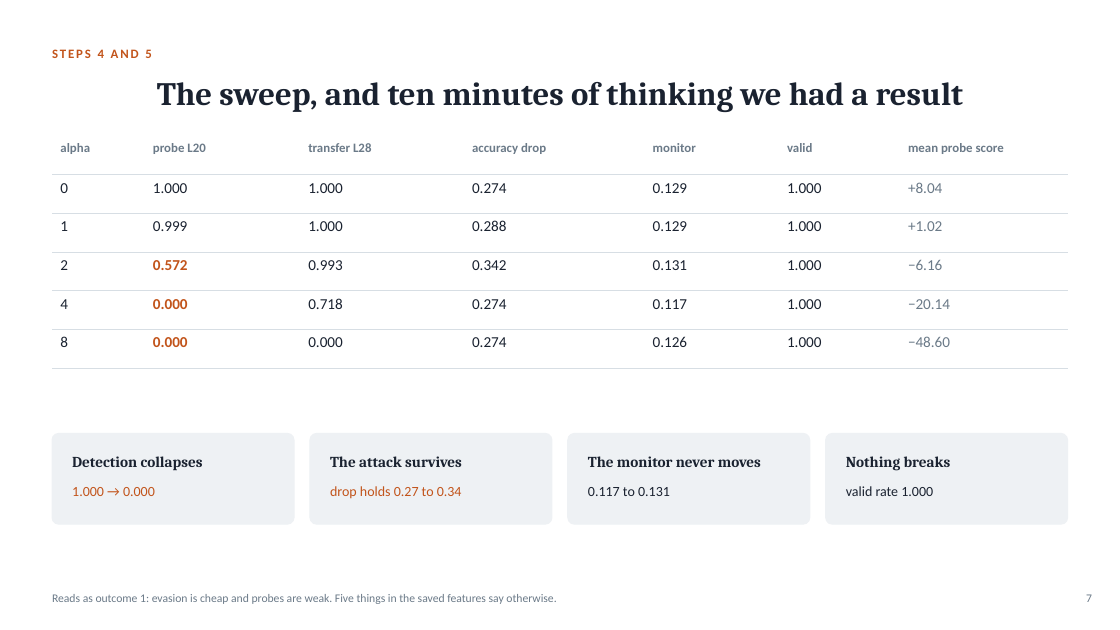
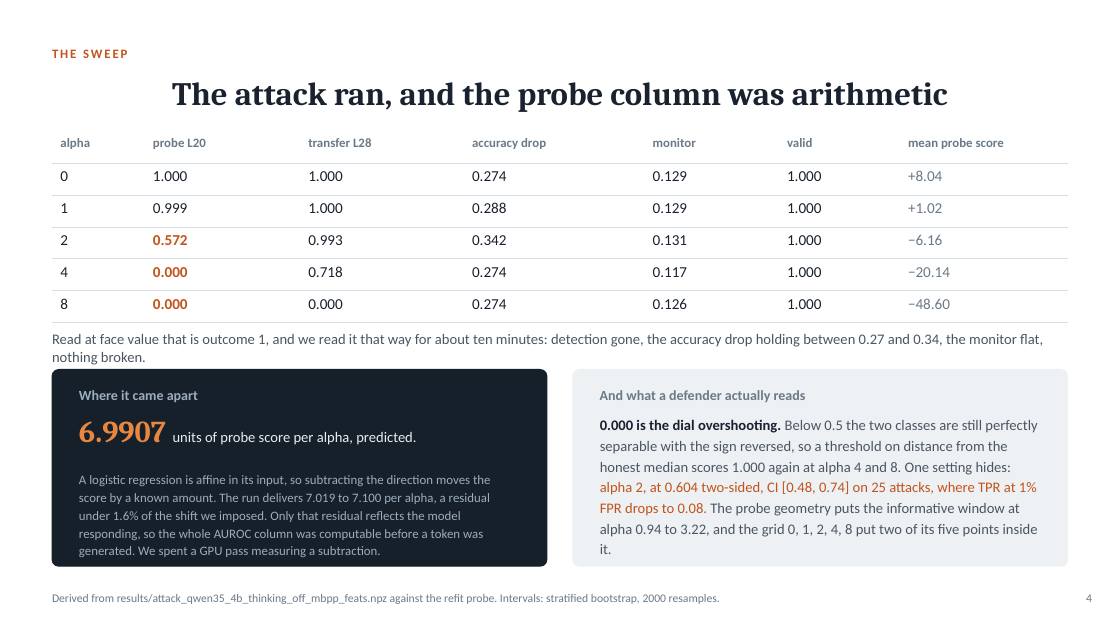
Before and after one commit to sagnikc395/obsfucation-tax, a slide deck: slide 4 of slides/obfuscation-tax.pptx (slide 7 before the commit). Drawn at 1120x630 pixels with LibreOffice and Linux fonts; fonts in the diff are those of the drawing. Boxes give left, top, right and bottom in pixels: in the first picture for what was removed or moved away, otherwise in the second. Text is boxed around its words. In the diff, an @@ line names an element or a change of style, - is before the commit and + after.

```diff
--- a/slides/obfuscation-tax.pptx
+++ b/slides/obfuscation-tax.pptx
@@ text at box(52, 49, 127, 58): text changed @@
-STEPS 4 AND 5
+THE SWEEP
@@ title at box(172, 82, 948, 112): text changed @@
-The sweep, and ten minutes of thinking we had a result
+The attack ran, and the probe column was arithmetic
@@ table: place and size @@
-table at box(52, 136, 1068, 351)
+table at box(52, 131, 1068, 313)
@@ text added at box(52, 334, 1043, 365), 12.5 pt, text #4A5663 @@
+Read at face value that is outcome 1, and we read it that way for about ten minutes: detection gone, the accuracy drop holding between 0.27 and 0.34, the monitor flat, nothing broken.
@@ rounded rectangle added at box(52, 370, 547, 566), fill #15202B, outline #15202B 1 pt @@
@@ rounded rectangle: place and size @@
-rounded rectangle at box(826, 434, 1068, 524)
+rounded rectangle at box(573, 370, 1068, 566)
@@ rounded rectangle at box(573, 370, 1068, 566): proportions changed @@
@@ text added at box(79, 390, 198, 402), 12 pt, text #9DADBC, bold @@
+Where it came apart
@@ text added at box(600, 390, 806, 402), 12 pt, text #6B7A88, bold @@
+And what a defender actually reads
@@ text added at box(600, 419, 1038, 554), 12.5 pt, text #4A5663 @@
+0.000 is the dial overshooting. Below 0.5 the two classes are still perfectly separable with the sign reversed, so a threshold on distance from the honest median scores 1.000 again at alpha 4 and 8. One setting hides: alpha 2, at 0.604 two-sided, CI [0.48, 0.74] on 25 attacks, where TPR at 1% FPR drops to 0.08. The probe geometry puts the informative window at alpha 0.94 to 3.22, and the grid 0, 1, 2, 4, 8 put two of its five points inside it.
@@ rounded rectangle removed at box(52, 434, 294, 524) @@
@@ text added at box(79, 421, 490, 557), 11 pt, text #9DADBC @@
+6.9907 units of probe score per alpha, predicted.
+A logistic regression is affine in its input, so subtracting the direction moves the score by a known amount. The run delivers 7.019 to 7.100 per alpha, a residual under 1.6% of the shift we imposed. Only that residual reflects the model responding, so the whole AUROC column was computable before a token was generated. We spent a GPU pass measuring a subtraction.
@@ rounded rectangle removed at box(310, 434, 552, 524) @@
@@ rounded rectangle removed at box(568, 434, 810, 524) @@
@@ text removed at box(72, 456, 203, 471) @@
-Detection collapses
@@ text removed at box(330, 456, 462, 467) @@
-The attack survives
@@ text removed at box(588, 456, 761, 467) @@
-The monitor never moves
@@ text removed at box(846, 456, 951, 471) @@
-Nothing breaks
@@ text removed at box(72, 487, 155, 496) @@
-1.000 → 0.000
@@ text removed at box(330, 486, 462, 499) @@
-drop holds 0.27 to 0.34
@@ text removed at box(588, 487, 670, 496) @@
-0.117 to 0.131
@@ text removed at box(846, 486, 933, 496) @@
-valid rate 1.000
@@ text at box(52, 594, 720, 604): text changed @@
-Reads as outcome 1: evasion is cheap and probes are weak. Five things in the saved features say otherwise.
+Derived from results/attack_qwen35_4b_thinking_off_mbpp_feats.npz against the refit probe. Intervals: stratified bootstrap, 2000 resamples.
@@ page number at box(1086, 594, 1092, 602): text changed @@
-7
+4
```
Also in this commit, not shown: 2 other slides changed, 2 slides added, 15 slides removed, 6 other files.
